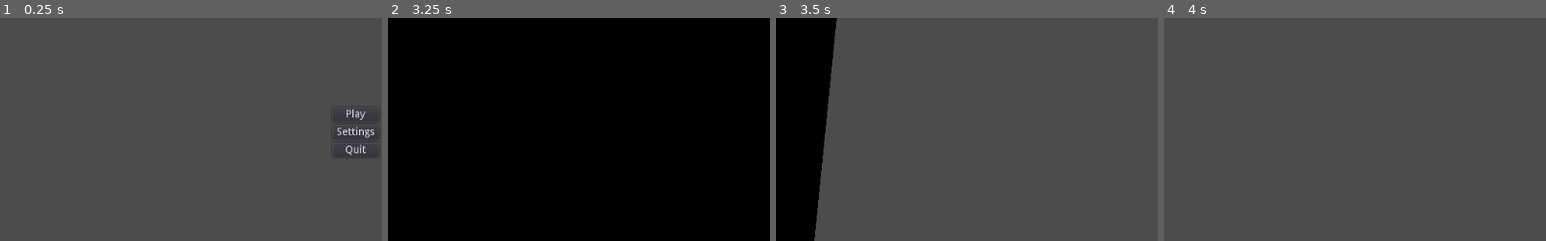
Above: before the commit, frames 1-4 (left to right).
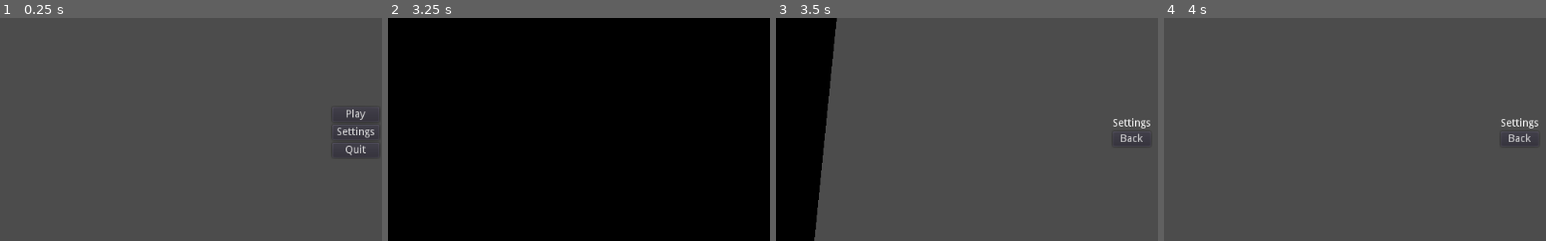
Above: after the commit, the same moments.

Repository: sandcastlegames/tutorial-developing-with-screens-in-godot
Game: Godot game, scene res://nodes/screens/menu-screen.tscn
Same seed, same stepped clock (60 frames per second), same inputs: the game is played once before the commit and once after it.
Inputs (mouse positions are % of the whole screen's width and height, from its top left):
- Up to frame 1 (0.25 s): no input
- Up to frame 2 (3.25 s): click "Settings" at 0.5 s; click (50, 52) at 1.25 s, where only the run after the commit has a clickable "Back"; tap Enter at 2 s; tap Space at 2.75 s
- Up to frame 3 (3.5 s): no input
- Up to frame 4 (4 s): no input
The pictures show only the part of the screen within x 3-53%, y 24-74%; the shares and areas given below are measured in that part.

Frames 1-2 are identical in both runs. In frame 3, 0.3% of the frame differs, in the area x 88-98%, y 44-56%; in frame 4, 0.3%.

Commit message:
Add back buttons to screens

Diff:
--- a/nodes/screens/play-screen.gd
+++ b/nodes/screens/play-screen.gd
@@ -1 +1,4 @@
 extends GameScreen
+
+func _on_BackButton_pressed() -> void:
+	Screens.change_screen(Constants.screens.menu)
--- a/nodes/screens/play-screen.tscn
+++ b/nodes/screens/play-screen.tscn
@@ -5,3 +5,27 @@
 
 [node name="PlayScreen" instance=ExtResource( 1 )]
 script = ExtResource( 2 )
+
+[node name="CenterContainer" type="CenterContainer" parent="." index="0"]
+margin_right = 1024.0
+margin_bottom = 600.0
+
+[node name="VBoxContainer" type="VBoxContainer" parent="CenterContainer" index="0"]
+margin_left = 491.0
+margin_top = 281.0
+margin_right = 533.0
+margin_bottom = 319.0
+
+[node name="Label" type="Label" parent="CenterContainer/VBoxContainer" index="0"]
+margin_right = 42.0
+margin_bottom = 14.0
+text = "Play"
+align = 1
+
+[node name="BackButton" type="Button" parent="CenterContainer/VBoxContainer" index="1"]
+margin_top = 18.0
+margin_right = 42.0
+margin_bottom = 38.0
+text = "Back"
+
+[connection signal="pressed" from="CenterContainer/VBoxContainer/BackButton" to="." method="_on_BackButton_pressed"]
--- a/nodes/screens/settings-screen.gd
+++ b/nodes/screens/settings-screen.gd
@@ -1 +1,4 @@
 extends GameScreen
+
+func _on_BackButton_pressed() -> void:
+	Screens.change_screen(Constants.screens.menu)
--- a/nodes/screens/settings-screen.tscn
+++ b/nodes/screens/settings-screen.tscn
@@ -5,3 +5,27 @@
 
 [node name="SettingsScreen" instance=ExtResource( 1 )]
 script = ExtResource( 2 )
+
+[node name="CenterContainer" type="CenterContainer" parent="." index="0"]
+margin_right = 1024.0
+margin_bottom = 600.0
+
+[node name="VBoxContainer" type="VBoxContainer" parent="CenterContainer" index="0"]
+margin_left = 486.0
+margin_top = 281.0
+margin_right = 537.0
+margin_bottom = 319.0
+
+[node name="Label" type="Label" parent="CenterContainer/VBoxContainer" index="0"]
+margin_right = 51.0
+margin_bottom = 14.0
+text = "Settings"
+align = 1
+
+[node name="BackButton" type="Button" parent="CenterContainer/VBoxContainer" index="1"]
+margin_top = 18.0
+margin_right = 51.0
+margin_bottom = 38.0
+text = "Back"
+
+[connection signal="pressed" from="CenterContainer/VBoxContainer/BackButton" to="." method="_on_BackButton_pressed"]
